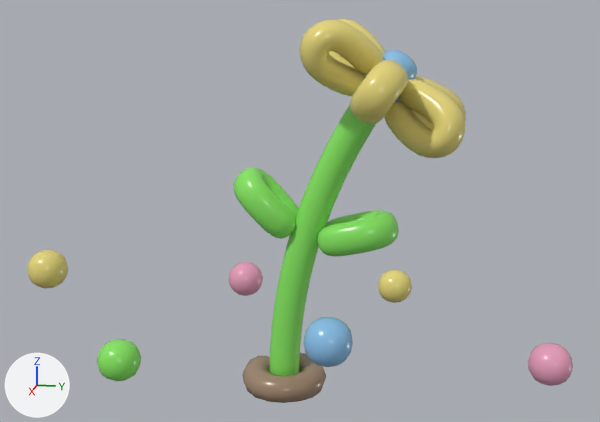
Renders of the glTF model semesterproject2.glb from each side of a commit.
Rendered twice from a 50 mm camera at (8.7, 1.92, 4.27) aimed at (-0.78, 0.02, 1.9). Arrows for +X, +Y and +Z are at lower left; the lights stay in place. Where no turn or scale is listed for an object, it has been applied to the vertices.
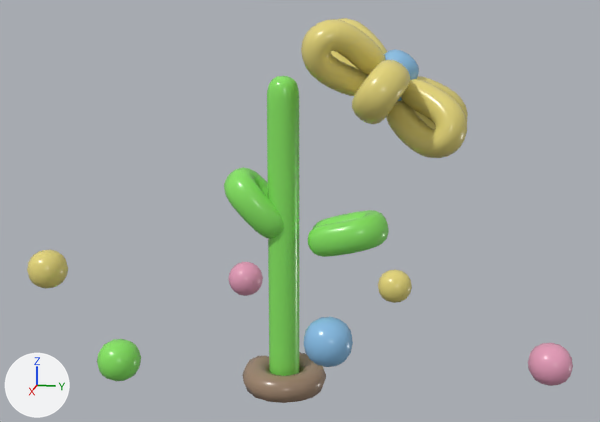
What differs and where, as boxes (x1, y1, x2, y2) in the pictures (600 x 422 px):
'Cube.008', moved: before (299, 18, 466, 158); after (301, 18, 468, 158)
'Cube.016', added (green): after (267, 76, 299, 376)
'Cube.006', deleted (green): before (270, 105, 377, 376)
'Cube.009', moved: before (233, 167, 399, 257); after (224, 167, 389, 257)
'mitte', moved: before (382, 49, 417, 101); after (384, 49, 419, 101)

Edits to the bpy script that builds the scene:
```text
Add me_cube_016_1:
    me_cube_016_1.from_pydata(...)  # 738 vertices, 1472 faces; spans x -0.16..0.18, y -0.16..0.18, z 0.02..3.56
    me_cube_016_1.materials.append(mat_grün)  # green #88e763
Change ob_mitte:
    ob_mitte.location: (0.066, 1.127, 3.543) -> (0.066, 1.145, 3.545)
Change ob_cube_008:
    ob_cube_008.location: (0.31, 1.278, 3.004) -> (0.31, 1.296, 3.006)
Change ob_cube_009:
    ob_cube_009.location: (0.31, 0.711, 1.856) -> (0.31, 0.605, 1.848)
Remove ob_cube_006:
    ob_cube_006 = bpy.data.objects.new('Cube.006', me_cube_016)
    ob_cube_006.location = (0.0, 0.0, 0.0)
Add ob_cube_016:
    ob_cube_016 = bpy.data.objects.new('Cube.016', me_cube_016_1)
    ob_cube_016.location = (0.058, 0.0, 0.0)
```
